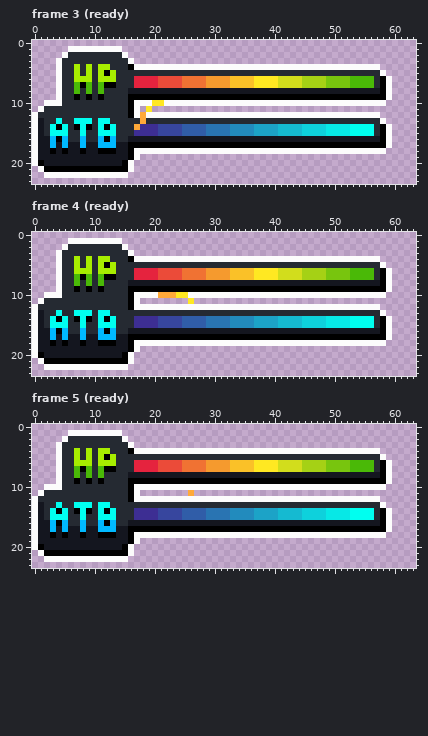
Pixel-art file: packages/client/src/assets/ui{m}/entity-stat-bars.aseprite. Above, as it was before the edit.
64x24 pixels, 13 frames. Shown: frame 3 (ready), frame 4 (ready), frame 5 (ready). The commit also changed other frames, which this record leaves out.
The result:
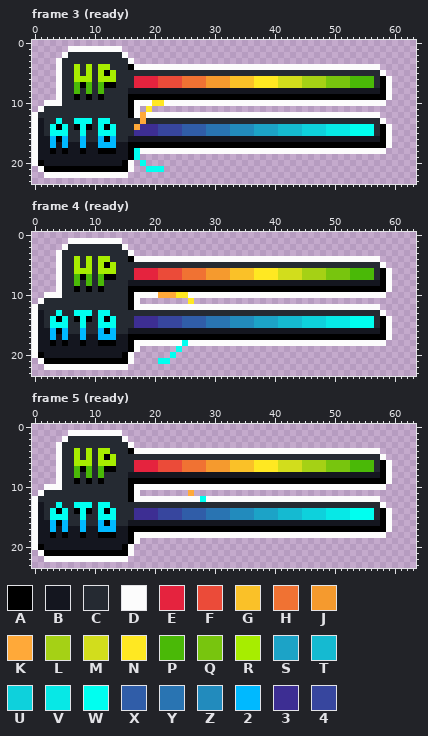
Palette (. is transparent): A #000000  B #14161f  C #252a32  D #fcfcfc  E #e5233e  F #eb4b39  G #fac128  H #f07233  J #f59a2e  K #ffa939  L #a5d115  M #d2dd1c  N #ffe822  P #4ab907  Q #78c50e  R #a7ed00  S #1ca3c7  T #15bad1  U #0ed1dc  V #07e8e6  W #00fff0  X #305da8  Y #2974b2  Z #228bbd  2 #00b9ff  3 #3d2e93  4 #37469e
The edit:
layer "Layer 3" added
Frame 3 (ready), layer "Layer 3":
y 18..19: x 17 D -> W
y 20: x 18 . -> W
y 21: x 19..21 ... -> WWW
Frame 4 (ready), layer "Layer 3":
y 18: x 25 D -> W
y 19: x 24 . -> W
y 20: x 23 . -> W
y 21: x 21..22 .. -> WW
Frame 5 (ready), layer "Layer 3":
y 12: x 28 D -> W
